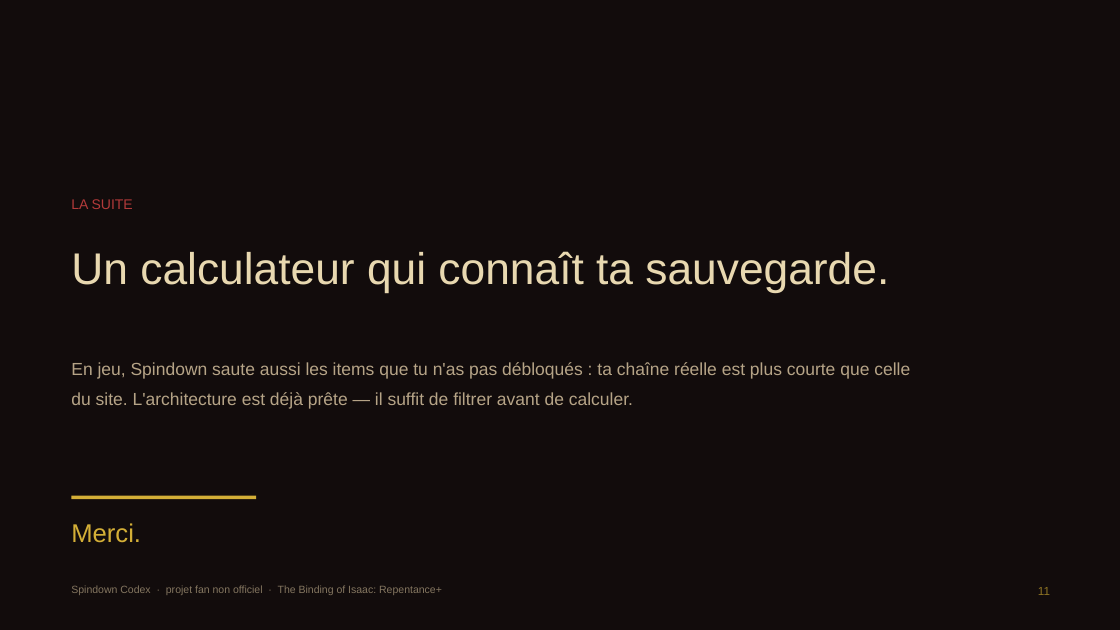
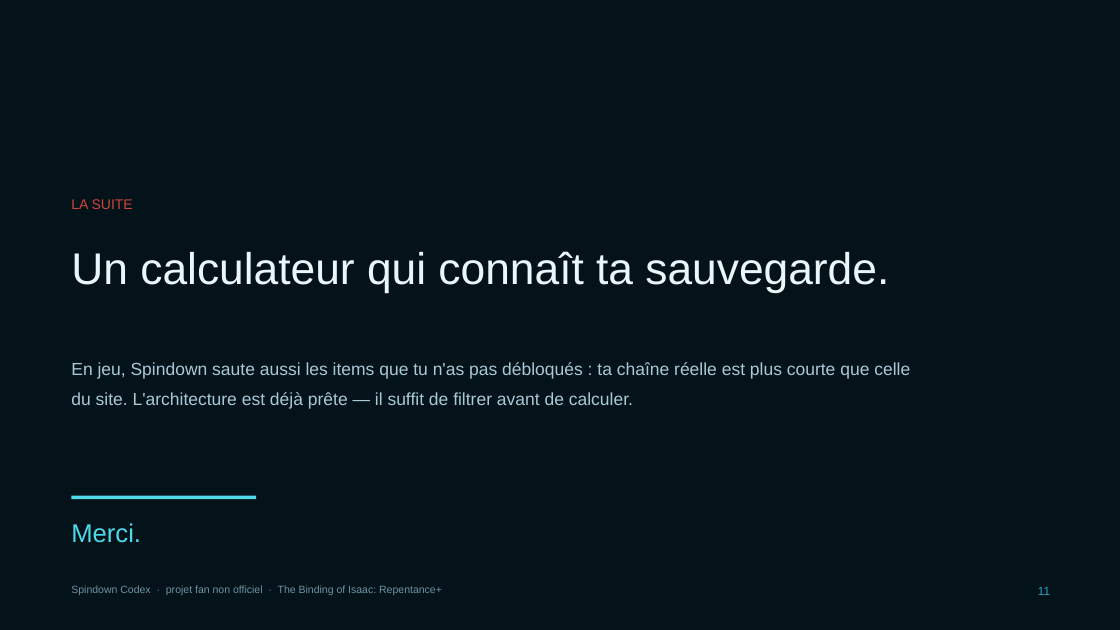
Before and after one commit to 26mataa/Spindown-codex, a slide deck: slide 11 of docs/Spindown-Codex.pptx. Drawn at 1120x630 pixels with LibreOffice and Linux fonts; fonts in the diff are those of the drawing. Boxes give left, top, right and bottom in pixels: in the first picture for what was removed or moved away, otherwise in the second. Text is boxed around its words. In the diff, an @@ line names an element or a change of style, - is before the commit and + after.

```diff
--- a/docs/Spindown-Codex.pptx
+++ b/docs/Spindown-Codex.pptx
@@ rectangle at <box>0,0,1120,630</box>: fill #120C0C to #04121A @@
@@ text "LA SUITE" at <box>71,199,133,209</box>: text colour #B33A3A to #D0453C @@
@@ text "Un calculateur qui connaît ta ..." at <box>71,251,889,293</box>: text colour #E8D8B0 to #E9F7FB @@
@@ text "En jeu, Spindown saute aussi ..." at <box>71,362,910,409</box>: text colour #B6A487 to #A9C9D4 @@
@@ rectangle at <box>71,496,256,499</box>: fill #D4AF37 to #4FD8E8 @@
@@ text "Merci." at <box>71,523,141,543</box>: text colour #D4AF37 to #4FD8E8 @@
@@ text "Spindown Codex · projet fan ..." at <box>71,585,442,595</box>: text colour #847660 to #6D94A2 @@
@@ text "11" at <box>1038,587,1050,595</box>: text colour #8F7524 to #2AA8C4 @@
```
Also in this commit, not shown: 10 other slides changed, 21 other files.
